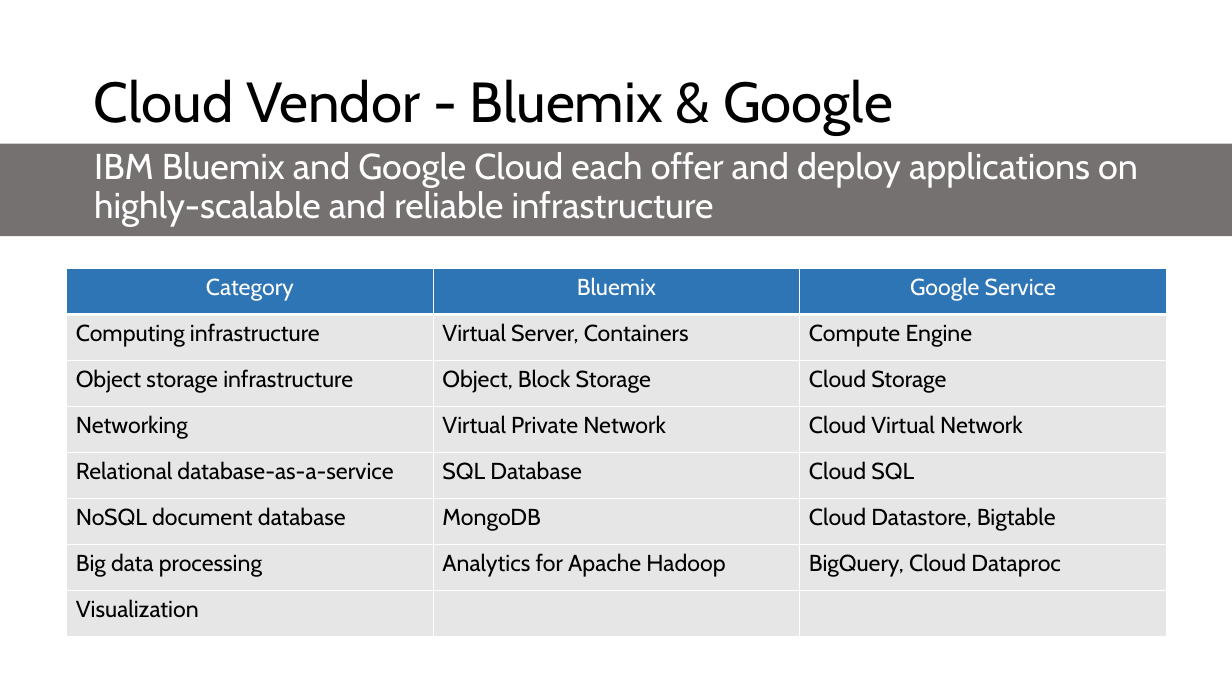
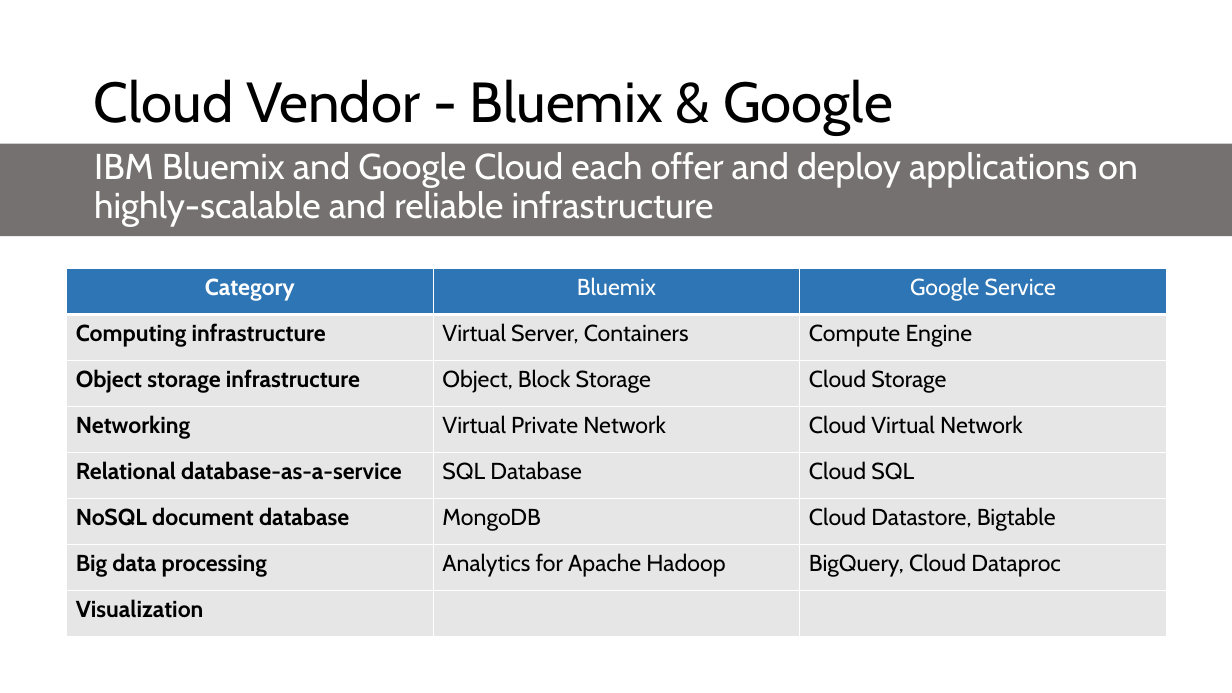
Before and after one commit to microsoft/AcademicContent, a slide deck: slide 30 of Complimentary Course Content/Module1/Lessons/Module1_Lesson1 Introduction to Cloud Computing.pptx. Drawn at 1232x693 pixels with LibreOffice and Linux fonts; fonts in the diff are those of the drawing. Boxes give left, top, right and bottom in pixels: in the first picture for what was removed or moved away, otherwise in the second. Text is boxed around its words. In the diff, an @@ line names an element or a change of style, - is before the commit and + after.

```diff
--- a/Complimentary Course Content/Module1/Lessons/Module1_Lesson1 Introduction to Cloud Computing.pptx
+++ b/Complimentary Course Content/Module1/Lessons/Module1_Lesson1 Introduction to Cloud Computing.pptx
@@ table at (67,268,1167,655) @@
@@ bold on in "Category", "Computing infrastructure", "Object storage infrastructure", "Networking" and 4 more places @@
```
Also in this commit, not shown: 3 other slides changed, 2 other files.
